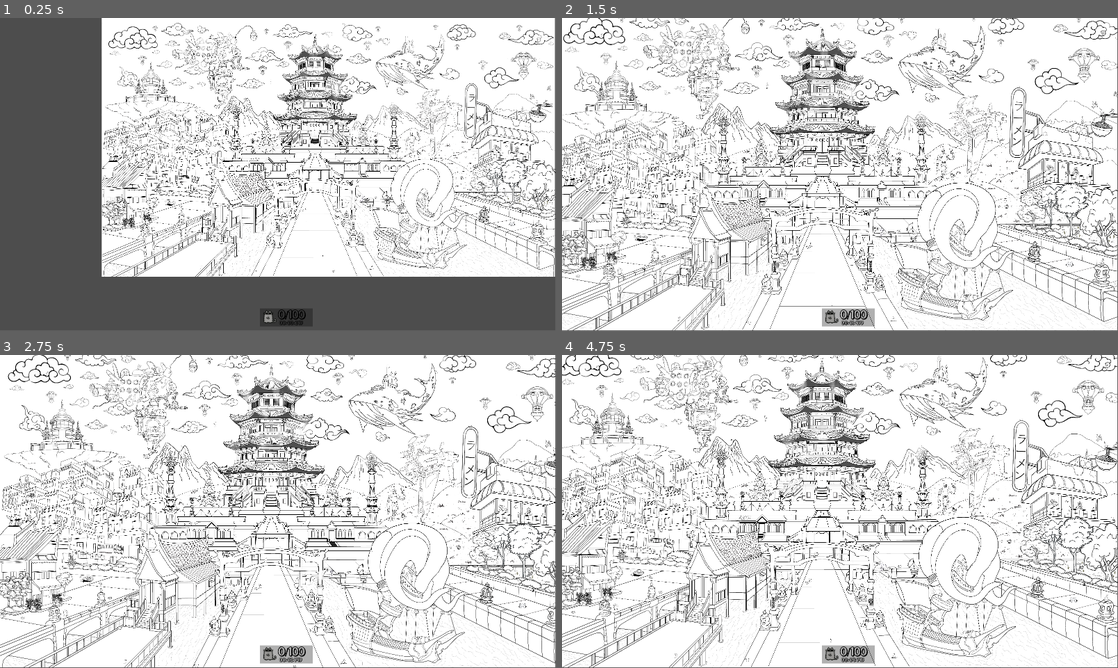
Above: before the commit, frames 1-4 (two rows, left to right).
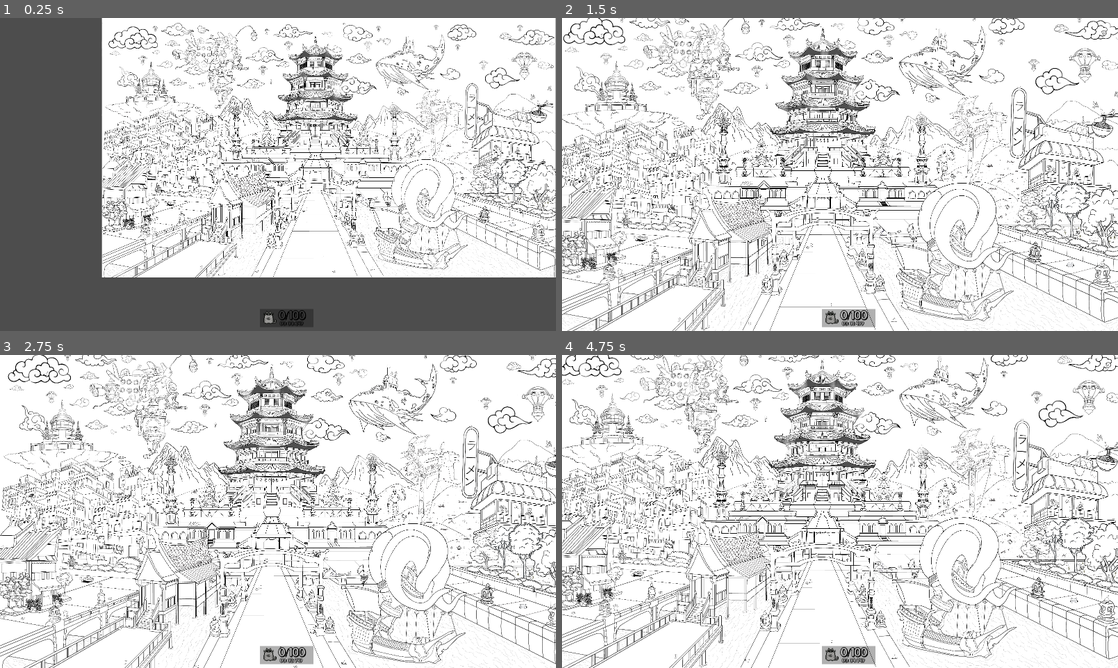
Above: after the commit, the same moments.

Repository: Wpan0n/_HiddenPaws_
Game: Godot game, scene res://Scenes/MainGame.tscn
The game is run twice, just before and just after one commit, with the same random seed, the same clock (stepped at 60 frames per second) and the same inputs.
Inputs (mouse positions are in pixels of both pictures, inside the frame that each line leads up to):
- Up to frame 1 (0.25 s): no input
- Up to frame 2 (1.5 s): move the mouse to (962, 158) at 0.52 s; click (962, 158) at 0.67 s; drag from (728, 190) to (812, 237) at 1.27 s
- Up to frame 3 (2.75 s): move the mouse to (333, 442) at 2.02 s; click (333, 442) at 2.17 s
- Up to frame 4 (4.75 s): drag from (812, 574) to (673, 464) at 2.77 s; move the mouse to (1006, 558) at 3.52 s; click (1006, 558) at 3.67 s; drag from (673, 464) to (756, 433) at 4.27 s
In our replay, the window is 799x449 before the commit and 800x450 after it. These sizes can differ from the game's own. Grey fills any space a smaller window leaves; there, only what the larger window draws over its background counts as a difference.

The runs differ from the first frame. In frame 1, 16% of the frame differs, in the area x 18-100%, y 0-99%; in frame 2, 24%; in frame 3, 24%; in frame 4, 24%, in the area x 0-100%, y 0-100%.

Commit message:
camera zoom fix

Diff:
--- a/project.godot
+++ b/project.godot
@@ -25,9 +25,9 @@
 
 window/size/viewport_width=1920
 window/size/viewport_height=1080
-window/size/mode=3
-window/size/initial_position_type=0
-window/stretch/aspect="ignore"
+window/size/initial_position_type=3
+window/stretch/mode="canvas_items"
+window/stretch/aspect="expand"
 window/stretch/scale_mode="integer"
 mouse_cursor/custom_image="res://assets/pawcursor32.png"
 
